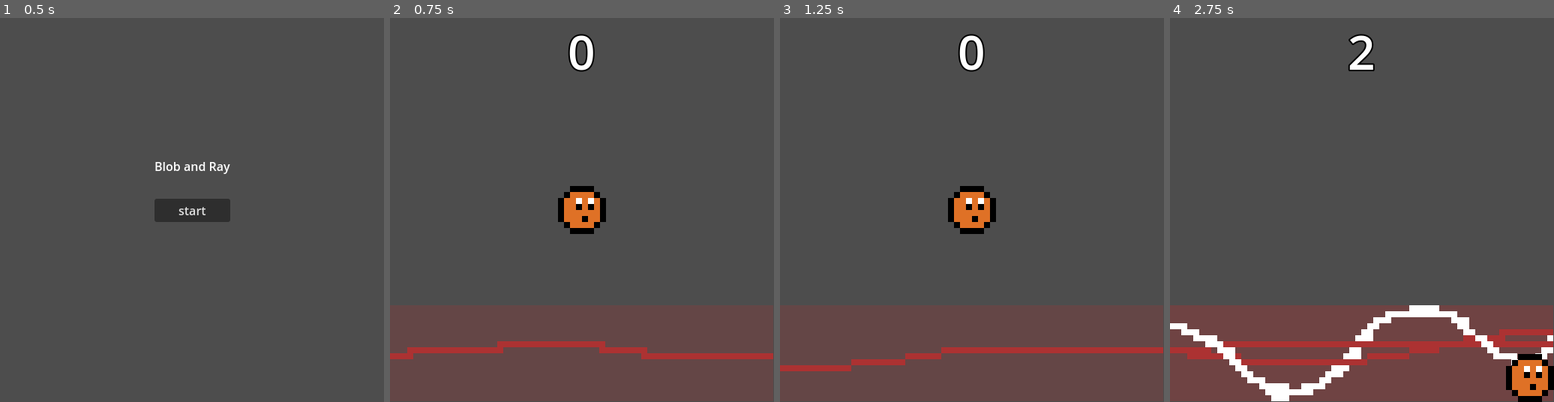
Above: before the commit, frames 1-4 (left to right).
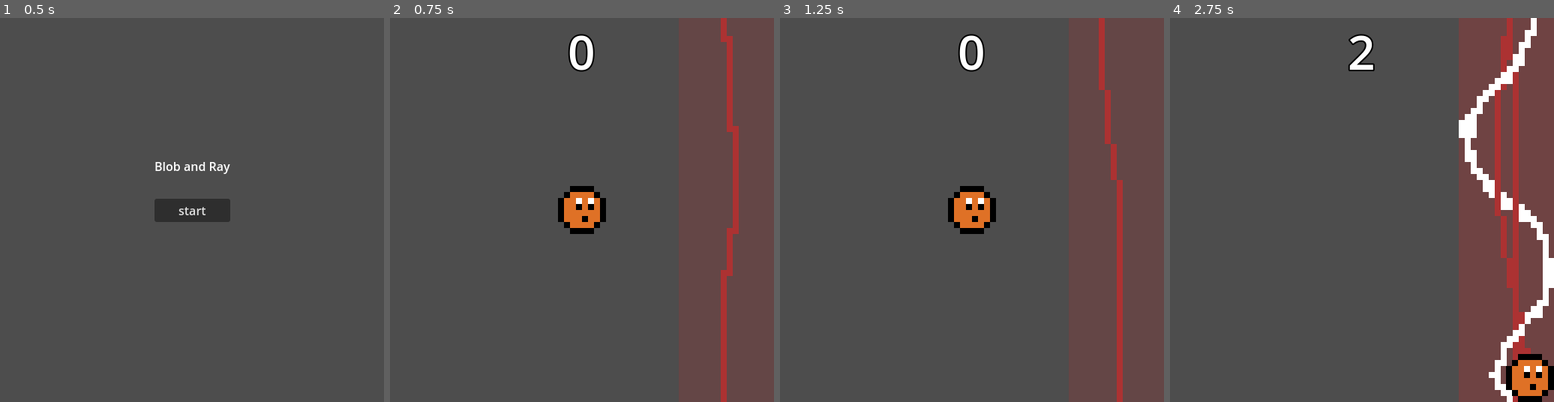
Above: after the commit, the same moments.

Repository: vhoyer/blob-and-ray
Game: Godot game, scene res://scenes/menu.tscn
Two runs of this game, one before a commit and one after it. Both use one fixed random seed, a clock stepped at 60 frames per second and the inputs below.
Inputs:
- Up to frame 1 (0.5 s): no input
- Up to frame 2 (0.75 s): click "start" at 0.5 s
- Up to frame 3 (1.25 s): no input
- Up to frame 4 (2.75 s): hold D (right) 1.28-2.03 s; tap Space (start_game) at 1.35, 2.1 s; hold S (down) from 2.03 s (still down)

Frame 1 is identical in both runs. In frame 2, 3.3% of the frame differs, in the area x 0-100%, y 0-100%; in frame 3, 3.1%; in frame 4, 39%.

Commit message:
:bug: Make sure all spawned rays are inscreen

Diff:
--- a/scripts/ray_spawner.gd
+++ b/scripts/ray_spawner.gd
@@ -4,48 +4,69 @@
 @export var ray_scene: PackedScene
 var axis_dict = { 'x': [], 'y': [] }
 
+@onready var timer = $Timer
+
 func stop_spawn():
-	$Timer.stop()
+	timer.stop()
 
 func _ready():
 	_on_timer_timeout()
 
+func inverse_axis(axis):
+	return 'x' if axis == 'y' else 'y'
+
 func _on_timer_timeout():
-	var timer = $Timer
 	timer.wait_time = max(0.5, timer.wait_time - 0.5)
 
 	var ray = ray_scene.instantiate() as Ray
-	var is_vertical = randf() > 0.5
-	var axis = 'x' if is_vertical else 'y'
-	var axis_offset = 0 if axis == 'x' else 1
 
 	var ray_size = ray.get_rect()
 	var screen = get_viewport_rect()
 
-	var max = screen.size[axis] / ray_size.x
-	var step = screen.size[axis] / max
-	var index = get_available_index(axis, max)
-	ray.global_position[axis] = step * (index + axis_offset)
+	# the screen is square, so any axis is fine
+	# the ray will always be positioned vertically, so only the x matters
+	var max_index = screen.size.x / ray_size.x
+	var step = screen.size.x / max_index
 
-	if (axis == 'y'):
+	var spawn = get_available_index(max_index)
+
+	var axis_offset = 0 if spawn.axis == 'x' else 1
+	ray.global_position[spawn.axis] = step * (spawn.index + axis_offset)
+
+	if (spawn.axis == 'y'):
 		ray.global_rotation_degrees = -90.0
-		pass
 
 	ray.connect("finished", ray_end)
-	ray.start(index, axis)
-	axis_dict[axis].append(index)
+	ray.start(spawn.index, spawn.axis)
+	axis_dict[spawn.axis].append(spawn.index)
+
+	print_debug(max_index, spawn.axis, spawn.index)
 
 	add_child(ray)
+	move_child(ray, 0)
 
-func get_available_index(axis, max):
-	var candidates = range(0, max)
+func get_available_index(max_index):
+	var candidates = range(0, max_index)
 	candidates.shuffle()
 
-	for i in candidates:
-		if (axis_dict[axis].has(i)): continue
-		return i
-	return -1;
+	var axis_list = ['x', 'y']
+	axis_list.shuffle()
+
+	for axis in axis_list:
+		for index in candidates:
+			if (!axis_dict[axis].has(index)):
+				return SpawnLocation.new(index, axis)
+
+	push_error("fuck, no index avaiable")
+	return
 
 func ray_end(ray, axis, index):
 	axis_dict[axis].erase(index)
 	remove_child(ray)
+
+class SpawnLocation:
+	var index: int;
+	var axis: String;
+	func _init(indexP, axisP):
+		self.index = indexP
+		self.axis = axisP
